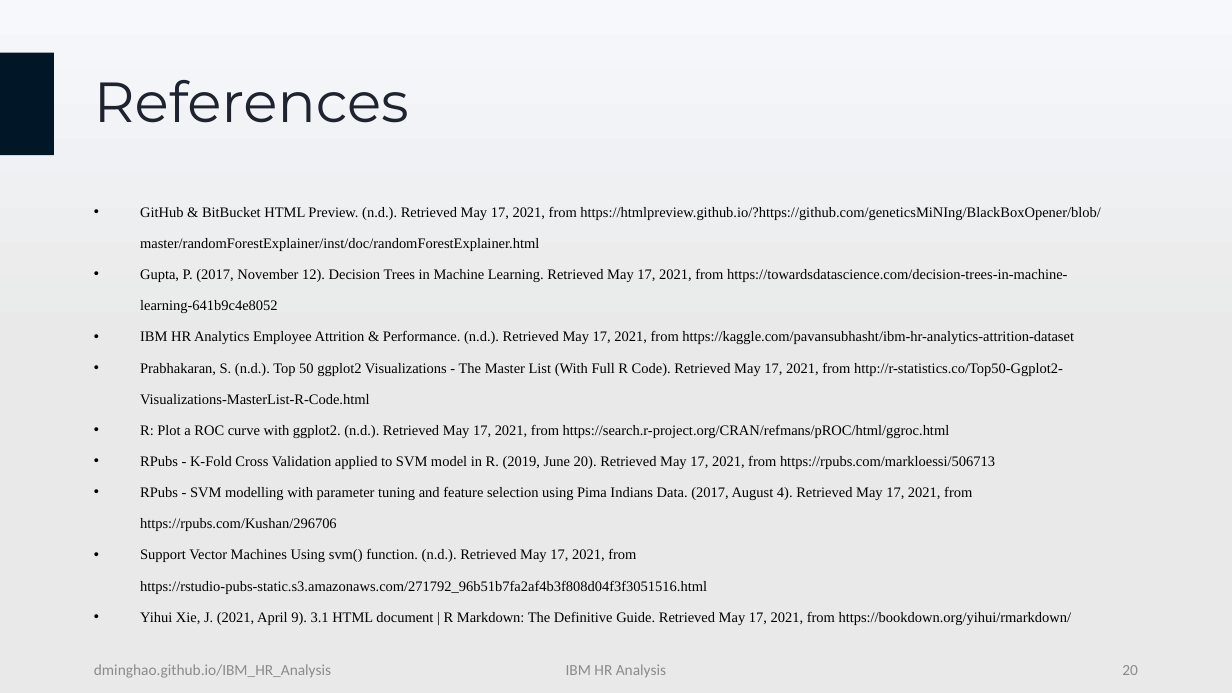
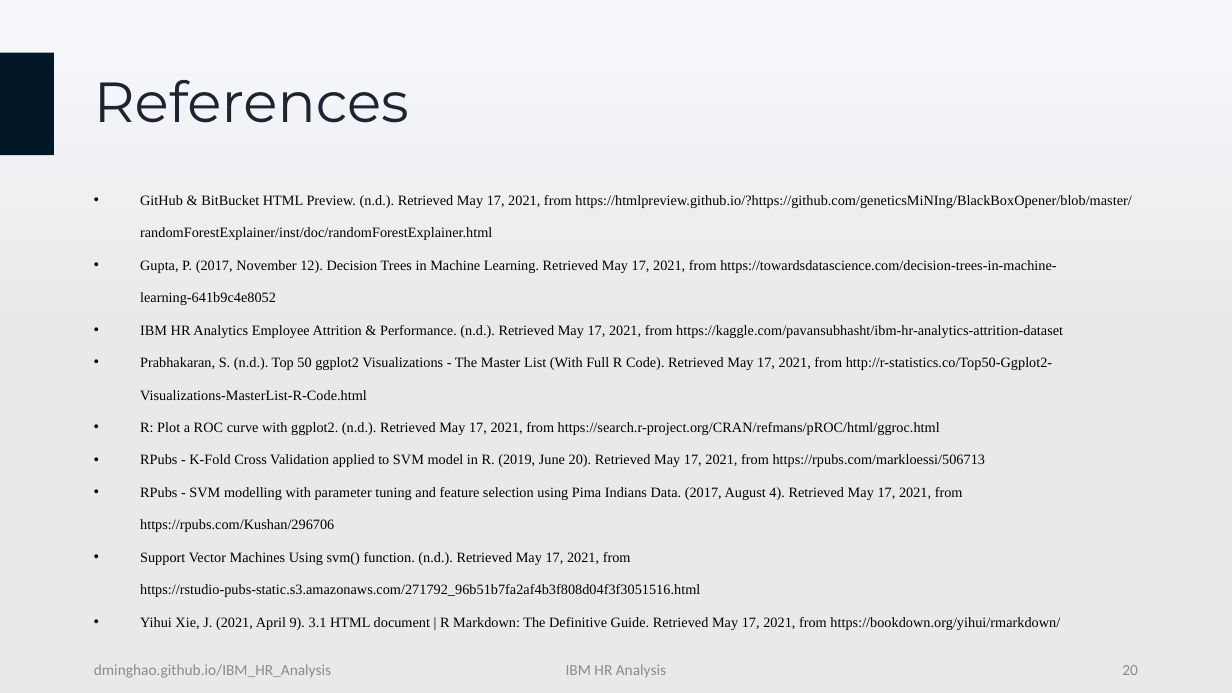
Before and after one commit to DMinghao/IBM_HR_Analysis, a slide deck: slide 20 of docs/IBM HR Analysis Presentation.pptx. Drawn at 1232x693 pixels with LibreOffice and Linux fonts; fonts in the diff are those of the drawing. Boxes give left, top, right and bottom in pixels: in the first picture for what was removed or moved away, otherwise in the second. Text is boxed around its words. In the diff, an @@ line names an element or a change of style, - is before the commit and + after.

```diff
--- a/docs/IBM HR Analysis Presentation.pptx
+++ b/docs/IBM HR Analysis Presentation.pptx
@@ text "GitHub & BitBucket HTML Preview. ..." moved from (x1=140, y1=207, x2=1101, y2=625) to (x1=140, y1=195, x2=1131, y2=630) @@
@@ text "GitHub & BitBucket HTML Preview. ..." at (x1=140, y1=195, x2=1131, y2=630): size 11.2 to 11.1 pt; line spacing 1.8 to 1.9 @@
```
Also in this commit, not shown: 5 other files.
